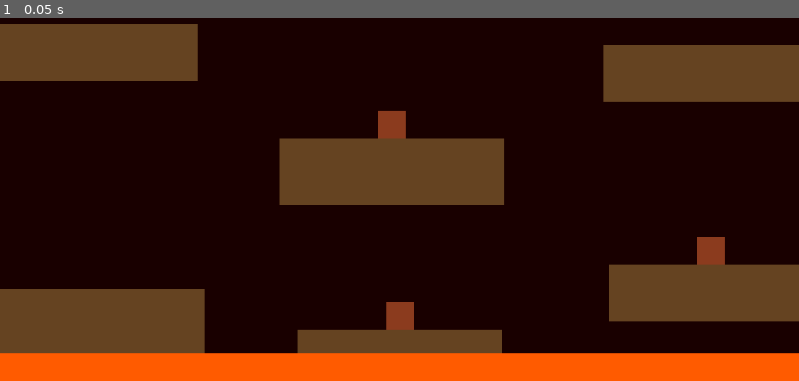
Above: before the commit, frame 1.
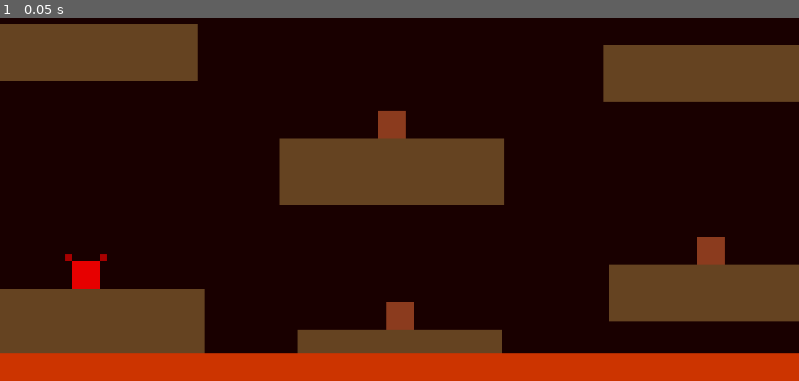
Above: after the commit, the same moment.

Repository: fBoni/from-hell-to-the-beach
Game: Godot game, scene res://Scenes/arena.tscn
The game is run twice, just before and just after one commit, with the same random seed, the same clock (stepped at 60 frames per second) and the same inputs. The project has no main scene, so this scene is started directly.
Inputs:
- Up to frame 1 (0.05 s): no input

The runs differ from the first frame. In frame 1, 8.0% of the frame differs, in the area x 0-100%, y 65-100%.

Commit message:
cria o player

Diff:
--- a/Scenes/arena.tscn
+++ b/Scenes/arena.tscn
@@ -1,8 +1,11 @@
-[gd_scene format=3 uid="uid://c6ebl3xmikirc"]
+[gd_scene load_steps=2 format=3 uid="uid://c6ebl3xmikirc"]
+
+[ext_resource type="PackedScene" uid="uid://c7vhu7187s4rj" path="res://Scenes/demon_player.tscn" id="1_lq7nq"]
 
 [node name="Arena" type="Node2D"]
 
 [node name="Background" type="Node2D" parent="."]
+modulate = Color(1, 0, 0, 1)
 z_index = -10
 
 [node name="HellBackground" type="ColorRect" parent="Background"]
@@ -11,6 +14,7 @@
 color = Color(0.09803922, 0, 0, 1)
 
 [node name="LavaFloor" type="Node2D" parent="."]
+modulate = Color(0.79994524, 0.56680673, 0.19809508, 1)
 z_index = 1
 
 [node name="Lava" type="ColorRect" parent="LavaFloor"]
@@ -90,3 +94,6 @@
 offset_right = 585.0
 offset_bottom = 298.0
 color = Color(0.54649514, 0.23112899, 0.11989459, 1)
+
+[node name="DemonPlayer" parent="." instance=ExtResource("1_lq7nq")]
+position = Vector2(124, 495)
